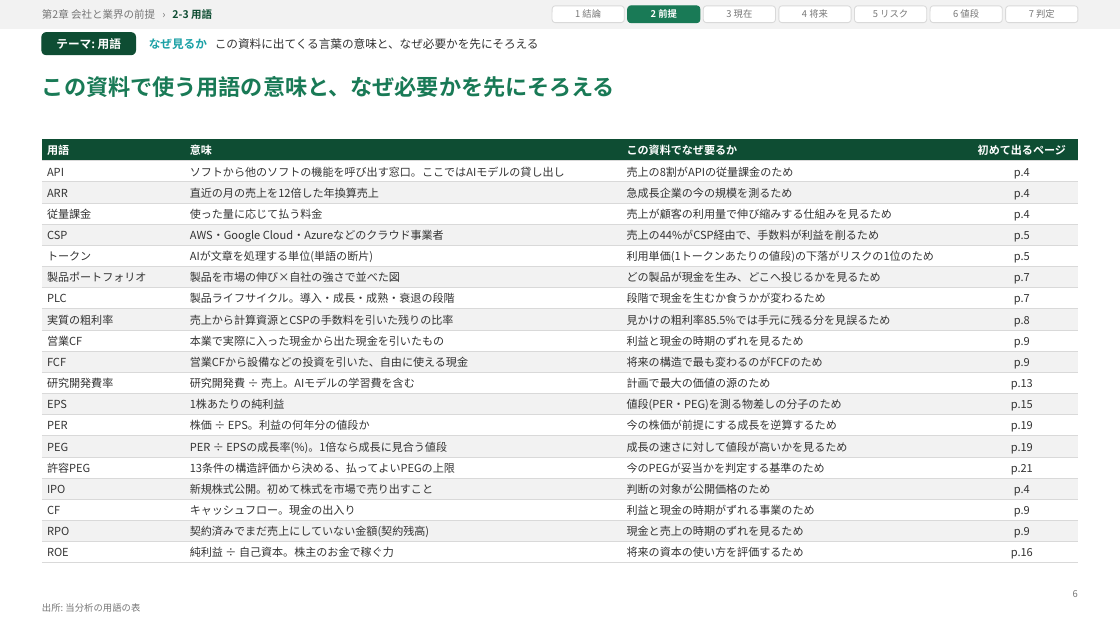
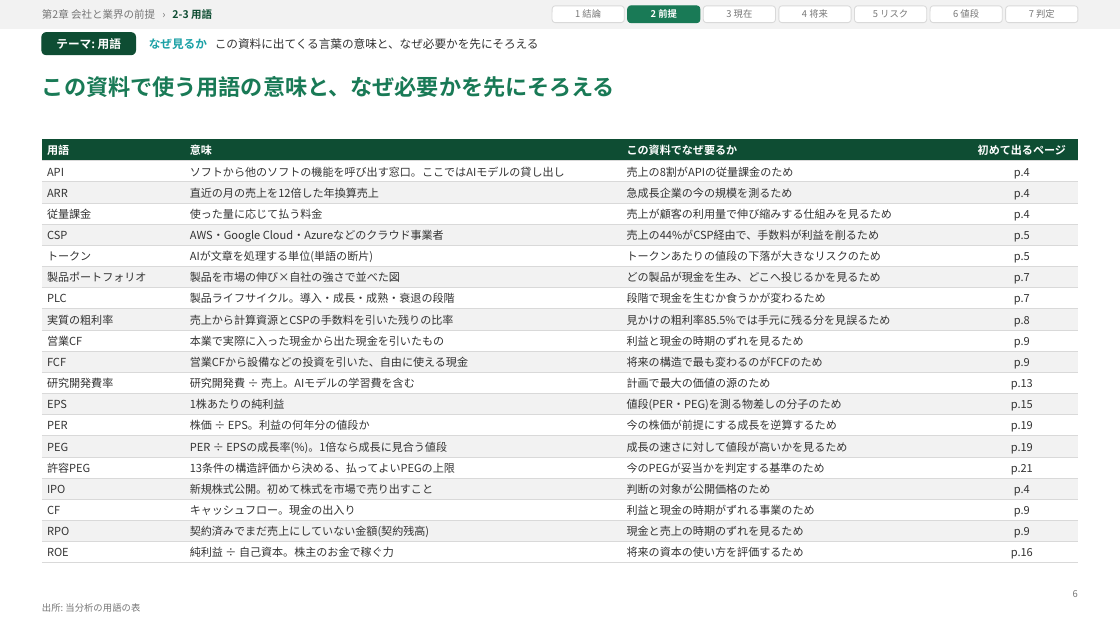
Before and after one commit to fzhmc9vmsh-creator/AI, a slide deck: slide 6 of work/ANT/deck/out/deck.pptx. Drawn at 1120x630 pixels with LibreOffice and Linux fonts; fonts in the diff are those of the drawing. Boxes give left, top, right and bottom in pixels: in the first picture for what was removed or moved away, otherwise in the second. Text is boxed around its words. In the diff, an @@ line names an element or a change of style, - is before the commit and + after.

```diff
--- a/work/ANT/deck/out/deck.pptx
+++ b/work/ANT/deck/out/deck.pptx
@@ table at (42,139,1078,563) @@
-row 6, column 3: 利用単価(1トークンあたりの値段)の下落がリスクの1位のため
+row 6, column 3: トークンあたりの値段の下落が大きなリスクのため
```
Also in this commit, not shown: 9 other slides changed, 32 other files.
